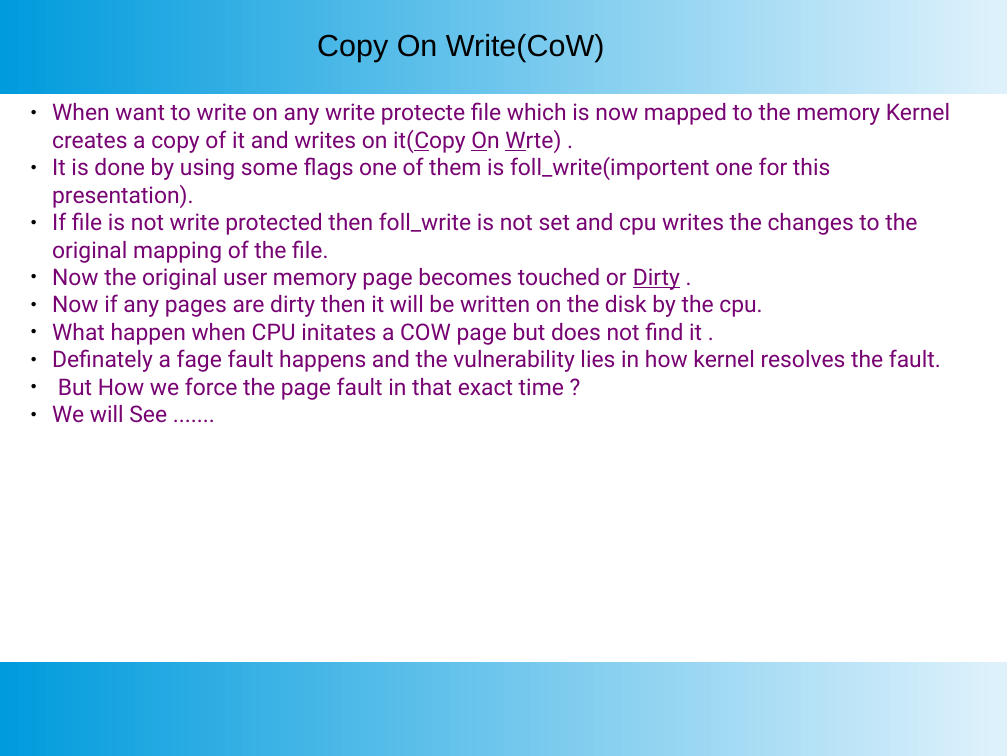
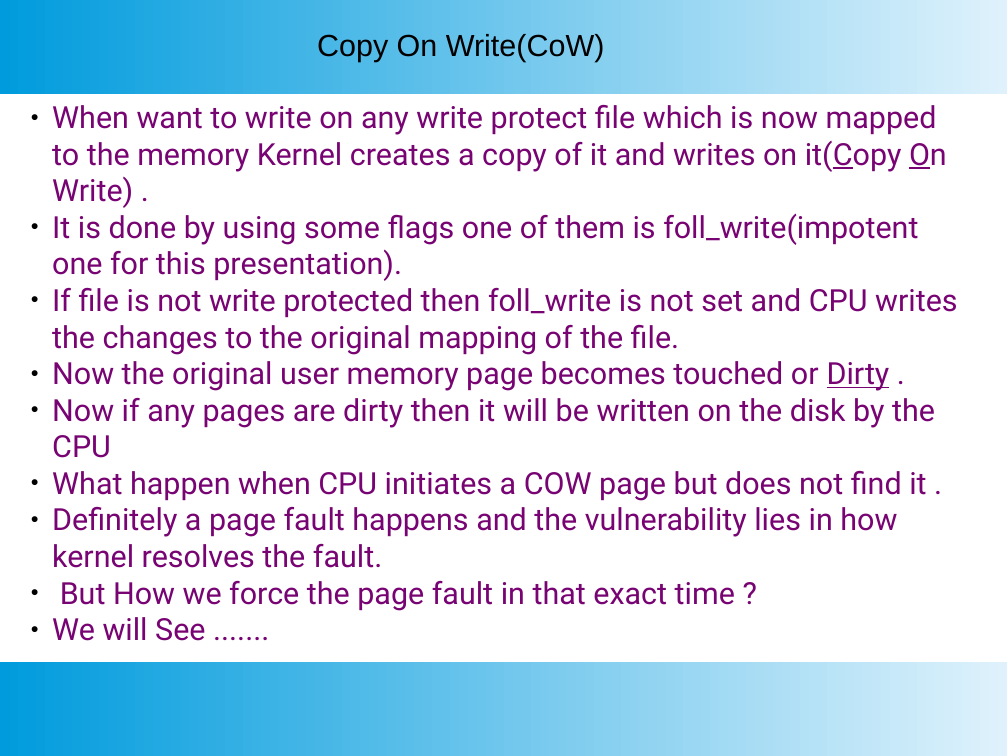
Before and after one commit to SubhajitCode/Seminar, a slide deck: slide 17 of Seminar 02/Seminar 2.pptx. Drawn at 1008x756 pixels with LibreOffice and Linux fonts; fonts in the diff are those of the drawing. Boxes give left, top, right and bottom in pixels: in the first picture for what was removed or moved away, otherwise in the second. Text is boxed around its words. In the diff, an @@ line names an element or a change of style, - is before the commit and + after.

```diff
--- a/Seminar 02/Seminar 2.pptx
+++ b/Seminar 02/Seminar 2.pptx
@@ text at (52, 104, 957, 355): text changed; size 18 to 24 pt @@
-● When want to write on any write protecte file which is now mapped to the memory Kernel creates a copy of it and writes on it(Copy On Wrte) .
-● It is done by using some flags one of them is foll_write(importent one for this presentation).
-● If file is not write protected then foll_write is not set and cpu writes the changes to the original mapping of the file.
+● When want to write on any write protect file which is now mapped to the memory Kernel creates a copy of it and writes on it(Copy On Write) .
+● It is done by using some flags one of them is foll_write(impotent one for this presentation).
+● If file is not write protected then foll_write is not set and CPU writes the changes to the original mapping of the file.
@@ text at (52, 361, 890, 641): size 18 to 24 pt in "Now the original user memory page becomes ...", "But How we force the page fault ...", "We will See ......." @@
@@ text at (52, 397, 935, 568): text changed; size 18 to 24 pt @@
-● Now if any pages are dirty then it will be written on the disk by the cpu.
-● What happen when CPU initates a COW page but does not find it .
-● Definately a fage fault happens and the vulnerability lies in how kernel resolves the fault.
+● Now if any pages are dirty then it will be written on the disk by the CPU
+● What happen when CPU initiates a COW page but does not find it .
+● Definitely a page fault happens and the vulnerability lies in how kernel resolves the fault.
```
Also in this commit, not shown: 25 other slides changed, 1 slide added, 8 other files.
